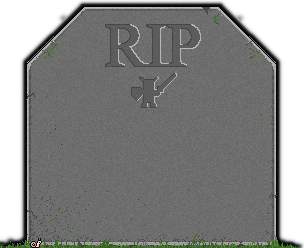
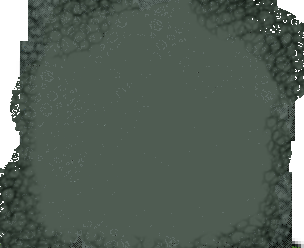
Before/after of a 304×248 layered artwork. What changed in the layer stack:
renamed "Pasted Layer" to "Layer #2", blend normal → grain merge, moved it above "Layer", painted on it over [0, 0, 304, 248]
painted on "Layer #1" over [0, 0, 304, 248]
